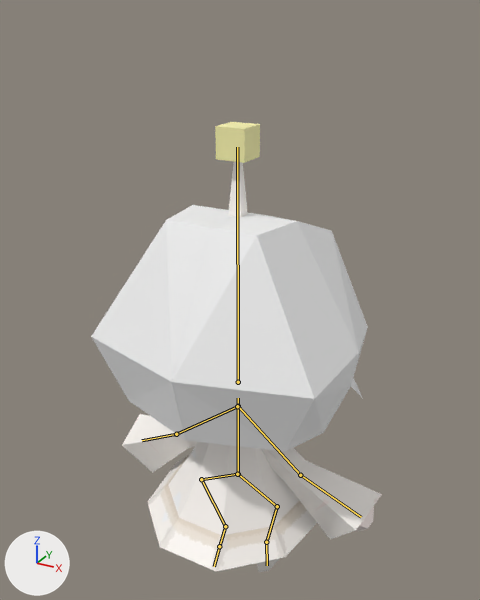
One commit to the FBX model resources/Models/player/player.fbx: the scene before it, then after it.
Before and after are seen from a camera (50 mm lens) standing at (0.868, -1.567, 1.835) and looking at (-0.024, 0.055, 1.025). Every picture has the same lights, and +X, +Y and +Z are marked at lower left. The first picture is the older version. The bones that change, and the others that lie on the model, are drawn over the model as lines.

Objects in the first picture: '体'.
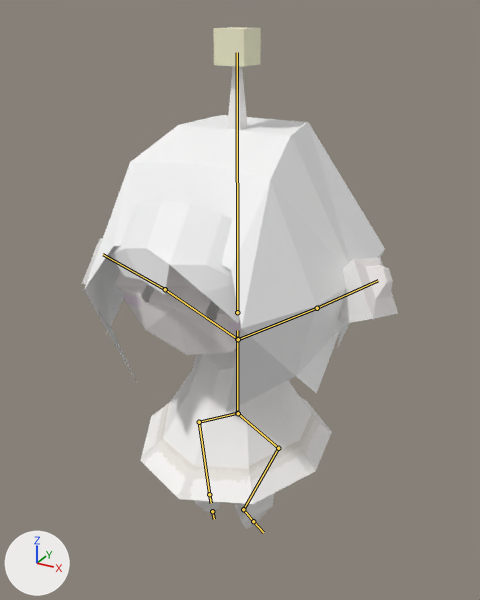
The newer file adds an action. The first version stands in its rest pose; the second is drawn at frame 22 of the action 'アーマチュア|Clear'.

What differs and where, as boxes [x1, y1, x2, y2] in the pictures (480 x 600 px):
'体', posed (9% wider, 12% taller): before [91, 122, 382, 572]; after [82, 27, 398, 529]
bone 'ボーン', root to tip: before (238, 474) to (238, 398); after (237, 413) to (237, 330)
bone 'ボーン.004', root to tip: before (238, 406) to (300, 475); after (237, 339) to (165, 289)
bone 'ボーン.006', root to tip: before (237, 406) to (176, 434); after (238, 339) to (317, 308)
bone 'ボーン.001', root to tip: before (238, 474) to (277, 506); after (237, 413) to (199, 422)
bone 'ボーン.002', root to tip: before (277, 506) to (266, 542); after (199, 422) to (209, 494)
bone 'ボーン.003', root to tip: before (266, 542) to (267, 565); after (209, 494) to (211, 503)
bone 'ボーン.008', root to tip: before (237, 474) to (201, 479); after (238, 413) to (278, 448)
bone 'ボーン.009', root to tip: before (201, 479) to (225, 526); after (278, 448) to (243, 509)
bone 'ボーン.010', root to tip: before (225, 526) to (219, 546); after (243, 509) to (253, 521)

The change in detail:
Bone 'ボーン' (bone_ボーン) moves from (0.0, 0.0, 0.0) to (-0.001, 0.237, 0.0).
Bone 'ボーン' (bone_ボーン) turns from (0, 0, 0) to (0, 180, 0) degrees about its own x, y and z.
Bone 'ボーン.004' (bone_ボーン_004) turns from (0, 0, 0) to (-11, 9, 56) degrees about its own x, y and z.
Bone 'ボーン.006' (bone_ボーン_006) turns from (0, 0, 0) to (22, 10, -63) degrees about its own x, y and z.
Bone 'ボーン.001' (bone_ボーン_001) moves from (0.0, 0.0, 0.0) to (0.0, -0.115, 0.207).
Bone 'ボーン.001' (bone_ボーン_001) turns from (0, 0, 0) to (-58, 0, 180) degrees about its own x, y and z.
Bone 'ボーン.002' (bone_ボーン_002) turns from (0, 0, 0) to (-5, 0, 4) degrees about its own x, y and z.
Bone 'ボーン.003' (bone_ボーン_003) turns from (0, 0, 0) to (12, 3, -18) degrees about its own x, y and z.
Bone 'ボーン.008' (bone_ボーン_008) moves from (0.0, 0.0, 0.0) to (-0.015, -0.116, -0.206).
Bone 'ボーン.008' (bone_ボーン_008) turns from (0, 0, 0) to (58, -6, 177) degrees about its own x, y and z.
Bone 'ボーン.009' (bone_ボーン_009) turns from (0, 0, 0) to (2, -2, 9) degrees about its own x, y and z.
Bone 'ボーン.010' (bone_ボーン_010) turns from (0, 0, 0) to (-5, 7, -24) degrees about its own x, y and z.
